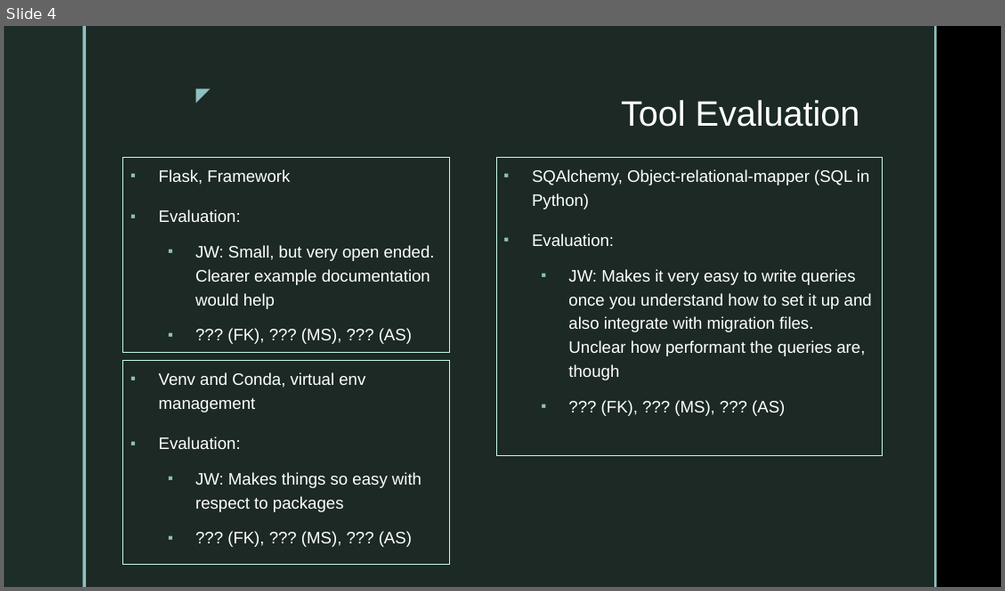
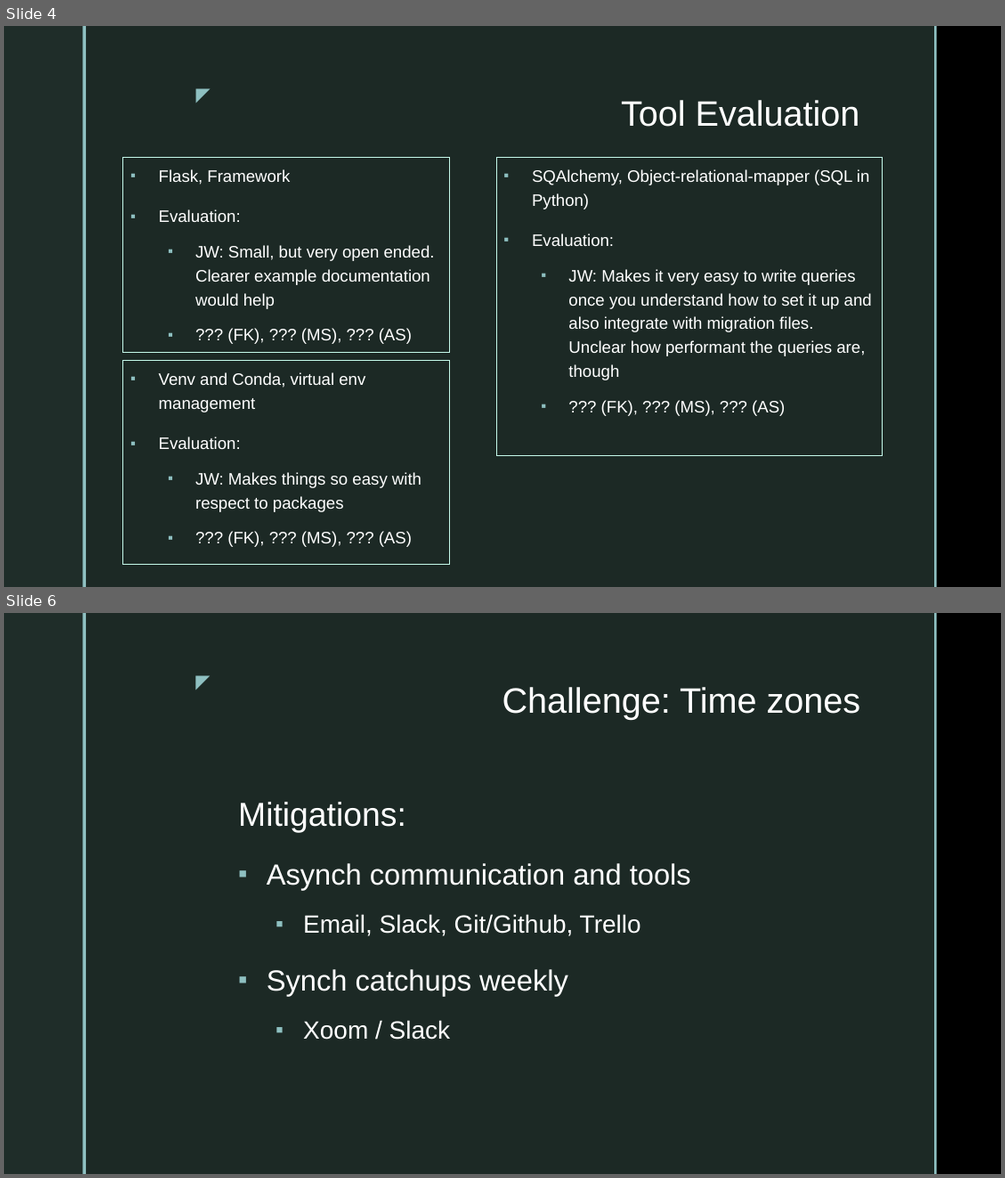
Before and after one commit to thejasonlee/twitter_clone, a slide deck: Final Presentation.pptx. Shown one above the other, each under a label of ours: slide 4 before the commit, slides 4 and 6 after it; the slides between them are not shown. The pictures are 1005x591 and 1005x1178 pixels, drawn with LibreOffice and Linux fonts; fonts in the diff are those of the drawing; background and template pictures are left out. Boxes give left, top, right and bottom in pixels: in the first picture for what was removed or moved away, otherwise in the second. Text is boxed around its words. In the diff, an @@ line names an element or a change of style, - is before the commit and + after.

```diff
--- a/Final Presentation.pptx
+++ b/Final Presentation.pptx
@@ slide 6 added at [4, 613, 1001, 1174], background picture (left out); not listed: 5 template elements that a slide beside it also shows @@
@@ title added at [502, 687, 861, 720], 34 pt, text #FFFFFF @@
+Challenge: Time zones
@@ text added at [238, 802, 691, 1039], 28 pt, text #FFFFFF @@
+Mitigations:
+▪ Asynch communication and tools
+  ▪ Email, Slack, Git/Github, Trello
+▪ Synch catchups weekly
+  ▪ Xoom / Slack
```
Also in this commit, not shown: 1 slide changed, 2 other slides added.
